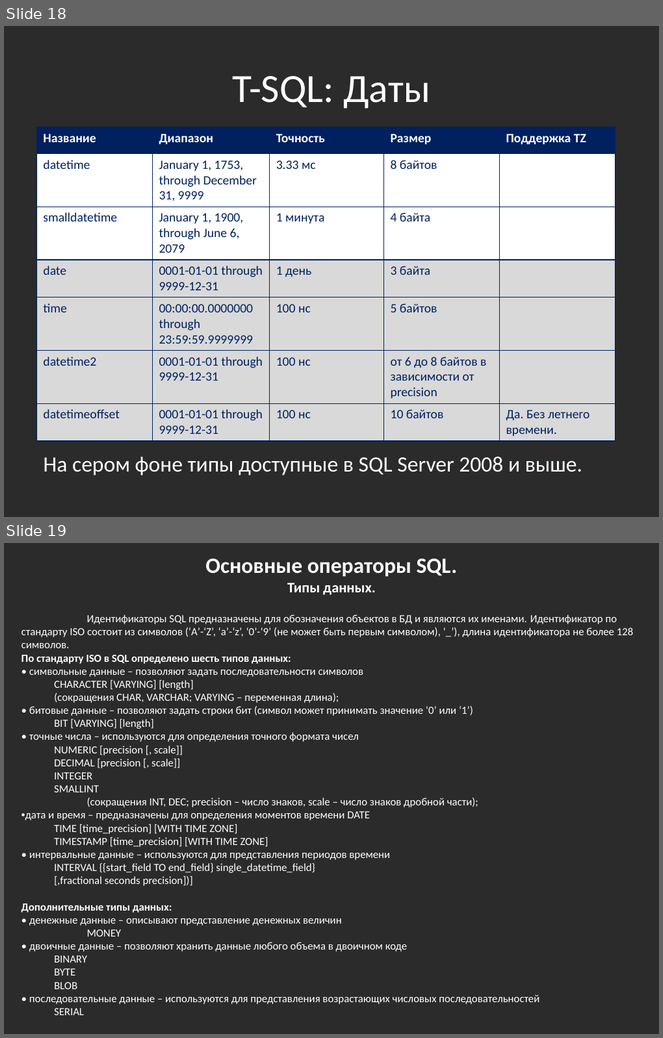
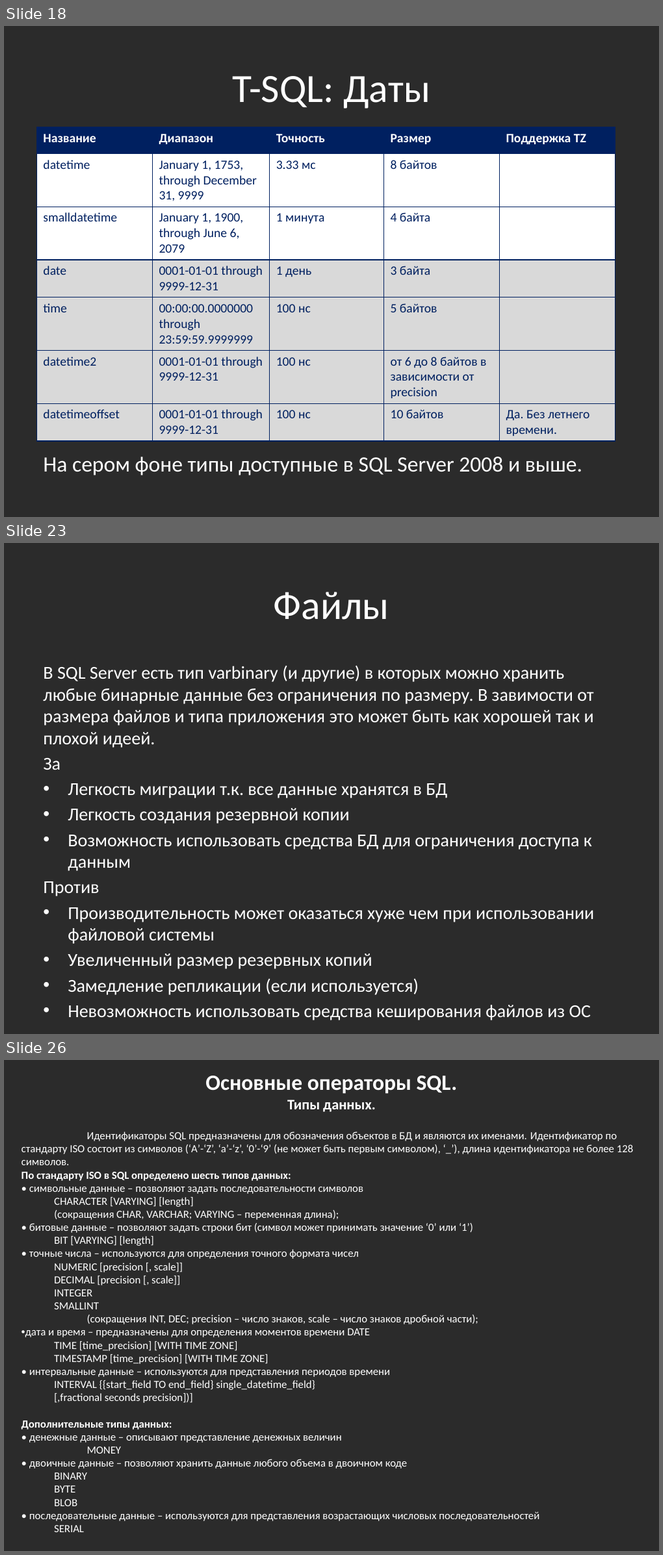
Before and after one commit to bazile/Training, a slide deck: Presentation/lesson-09-sql.pptx. Shown one above the other, each under a label of ours: slides 18 and 19 before the commit, slides 18, 23 and 26 after it; the slides between them are not shown. The pictures are 663x1038 and 663x1555 pixels, drawn with LibreOffice and Linux fonts; fonts in the diff are those of the drawing; background and template pictures are left out; a plain dark background stands for a picture behind light text. Boxes give left, top, right and bottom in pixels: in the first picture for what was removed or moved away, otherwise in the second. Text is boxed around its words. In the diff, an @@ line names an element or a change of style, - is before the commit and + after.

```diff
--- a/Presentation/lesson-09-sql.pptx
+++ b/Presentation/lesson-09-sql.pptx
@@ slide 23 added at bbox=[4, 543, 659, 1034], background picture (left out) @@
@@ title added at bbox=[274, 592, 389, 620], 44 pt, text #FFFFFF @@
+Файлы
@@ text added at bbox=[43, 665, 594, 1021], 20 pt, text #FFFFFF @@
+В SQL Server есть тип varbinary (и другие) в которых можно хранить любые бинарные данные без ограничения по размеру. В завимости от размера файлов и типа приложения это может быть как хорошей так и плохой идеей.
+За
+• Легкость миграции т.к. все данные хранятся в БД
+• Легкость создания резервной копии
+• Возможность использовать средства БД для ограничения доступа к данным
+Против
+• Производительность может оказаться хуже чем при использовании файловой системы
+• Увеличенный размер резервных копий
+• Замедление репликации (если используется)
+• Невозможность использовать средства кеширования файлов из ОС
@@ what was slide 19 is now slide 26 @@
```
Also in this commit, not shown: 6 other slides added.
